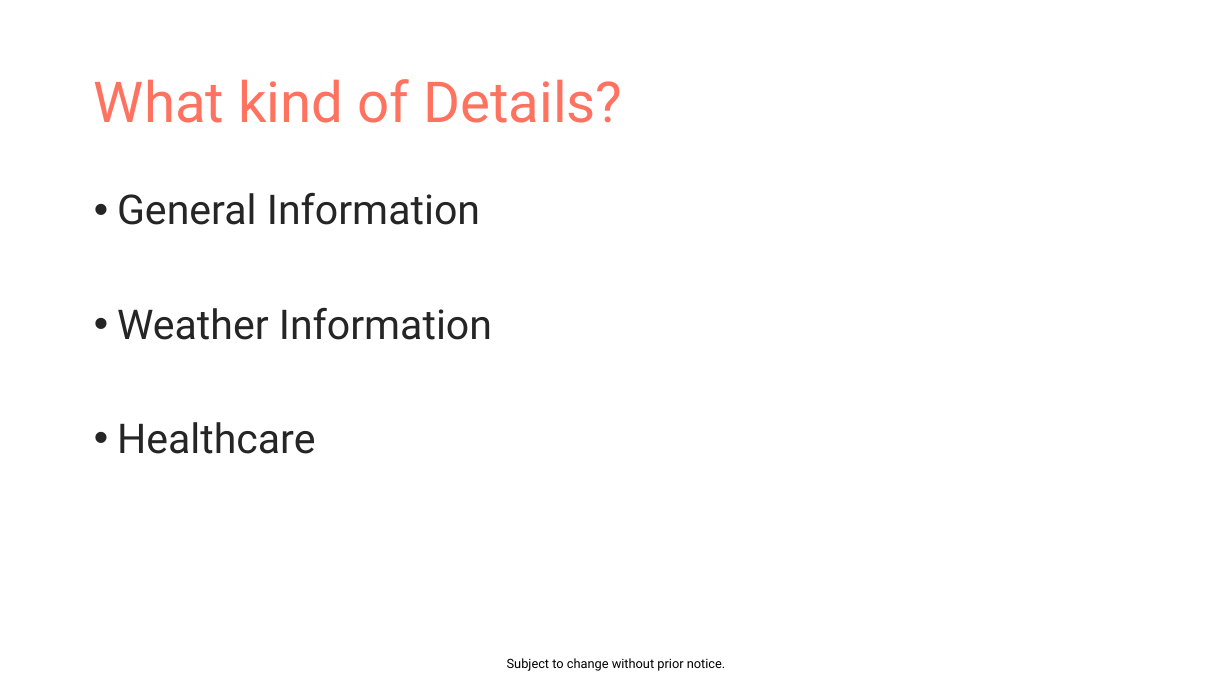
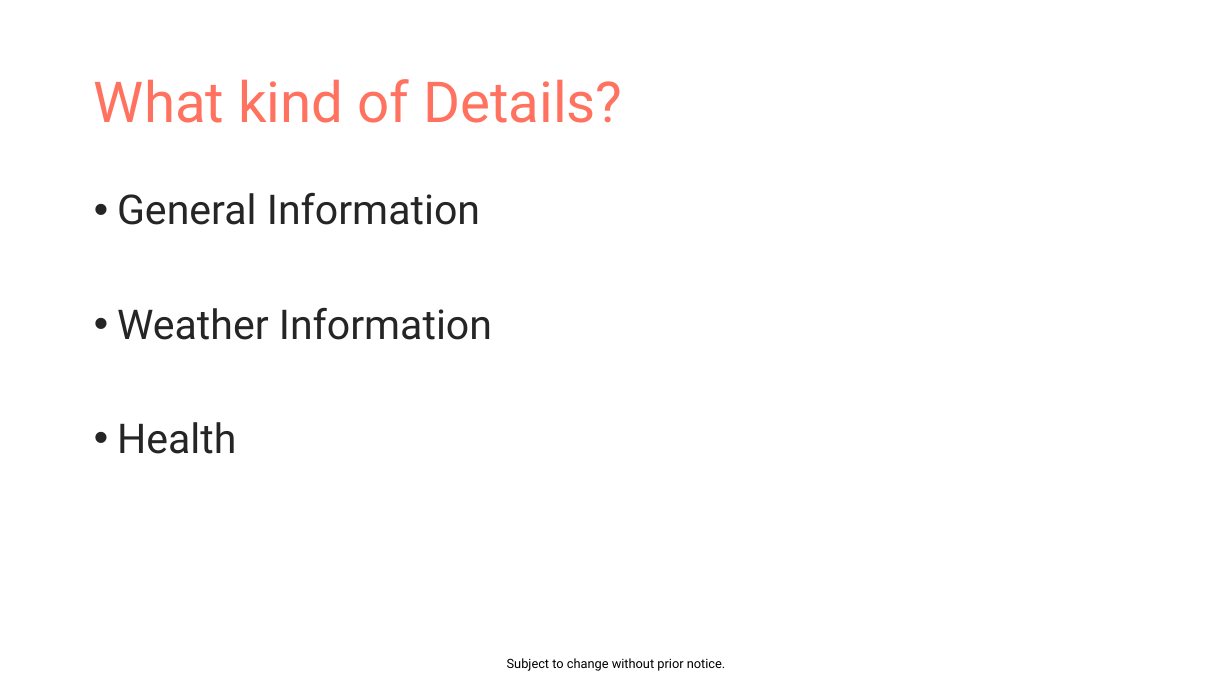
Before and after one commit to EvaJobst/MobileSports, a slide deck: slide 7 of Mountaineer.pptx. Drawn at 1232x693 pixels with LibreOffice and Linux fonts; fonts in the diff are those of the drawing. Boxes give left, top, right and bottom in pixels: in the first picture for what was removed or moved away, otherwise in the second. Text is boxed around its words. In the diff, an @@ line names an element or a change of style, - is before the commit and + after.

```diff
--- a/Mountaineer.pptx
+++ b/Mountaineer.pptx
@@ text at box(117, 422, 236, 454): text changed @@
-• Healthcare
+• Health
```
Also in this commit, not shown: 1 other slide changed, 3 slides added, 1 slide removed.
